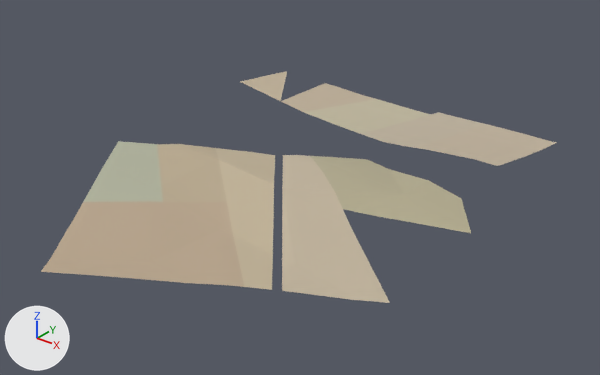
The glTF model assets/malta/countryside/farm_-1_4_soil.glb: old version first, new version second.
The view is the same before and after, from a 50 mm camera at (857.0, -840.0, 491.0) aimed at (380.0, -245.0, 122.0). The axes (+X, +Y, +Z) are drawn at lower left. The lights are the same throughout. The first picture is the older version. Vertices at exactly the same position are counted once.

Script lines for the objects in view, before the commit:
```python
me_geometry_0 = bpy.data.meshes.new('geometry_0')
me_geometry_0.from_pydata(...)  # 169 vertices, 207 faces; spans x 122.0..577.0, y -550.0..41.0, z 117.0..175.0
me_geometry_0.materials.append(mat_defaultmaterial)
ob_geometry_0 = bpy.data.objects.new('geometry_0', me_geometry_0)
ob_geometry_0.location = (0.0, 0.0, 0.0)
```
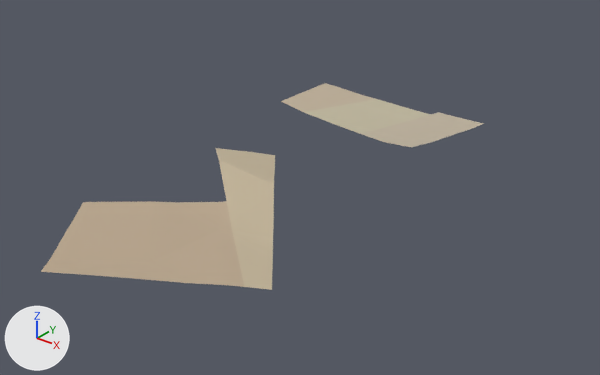
What changed in the scene script:
```text
Change me_geometry_0:
    used by ob_geometry_0; location = (0.0, 0.0, 0.0)
    remove me_geometry_0.from_pydata(...)  # 169 vertices, 207 faces; spans x 122.0..577.0, y -550.0..41.0, z 117.0..175.0
    add me_geometry_0.from_pydata(...)  # 92 vertices, 108 faces; spans x 200.0..509.0, y -550.0..41.0, z 117.0..170.0
    me_geometry_0 part 1: the loose piece of 42 vertices spanning x 361.0..577.0, y -435.0..-189.0, z 135.0..161.0 is deleted
    me_geometry_0 part 2
    14 vertices are removed from x 245.0..360.0, y -446.0..-320.0, z 164.0..175.0
    31 faces are deleted
    2 vertices are added at (460.0, -380.0, 150.0), (428.0, -396.0, 153.0)
    6 new faces join them
    me_geometry_0 part 3
    10 vertices are removed from x 122.0..180.0, y -66.0..41.0, z 121.0..129.0
    9 faces are deleted
    me_geometry_0 part 4
    13 vertices are removed from x 447.0..535.0, y -107.0..37.0, z 120.0..135.0
    20 faces are deleted
```

Pixel boxes [x1, y1, x2, y2] of what changed, in the pictures (600 x 375 px):
'geometry_0', reshaped (14% narrower, 10% shorter)
    before: [41, 72, 556, 303]
    after: [41, 83, 484, 290]
part 1 of me_geometry_0, deleted (beige)
    before: [282, 155, 471, 303]
part 2 of me_geometry_0, cut back
    before: [83, 141, 274, 255]
    after: [222, 194, 274, 255]
part 3 of me_geometry_0, deleted (beige)
    before: [240, 72, 287, 101]
part 4 of me_geometry_0, deleted (beige)
    before: [413, 124, 556, 166]
